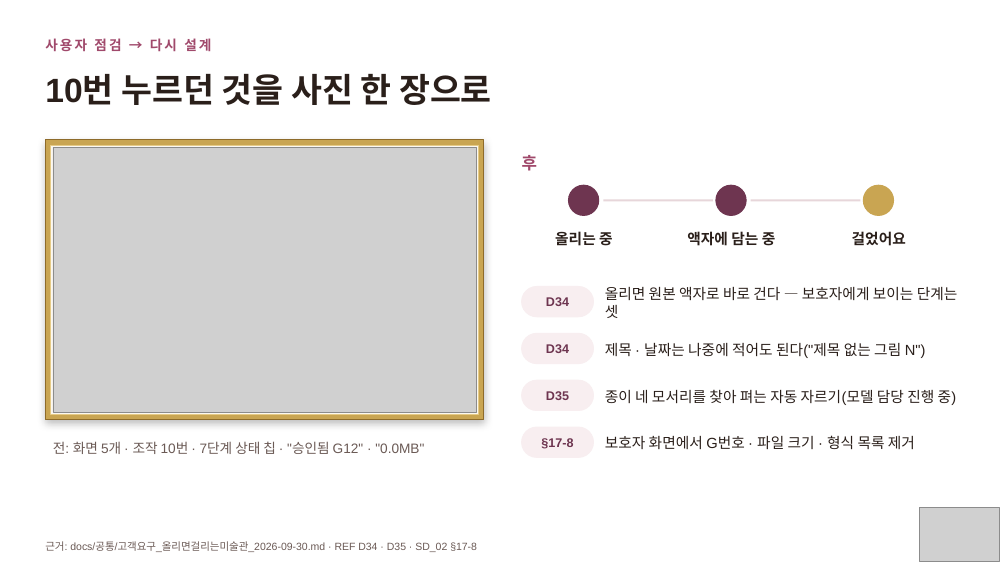
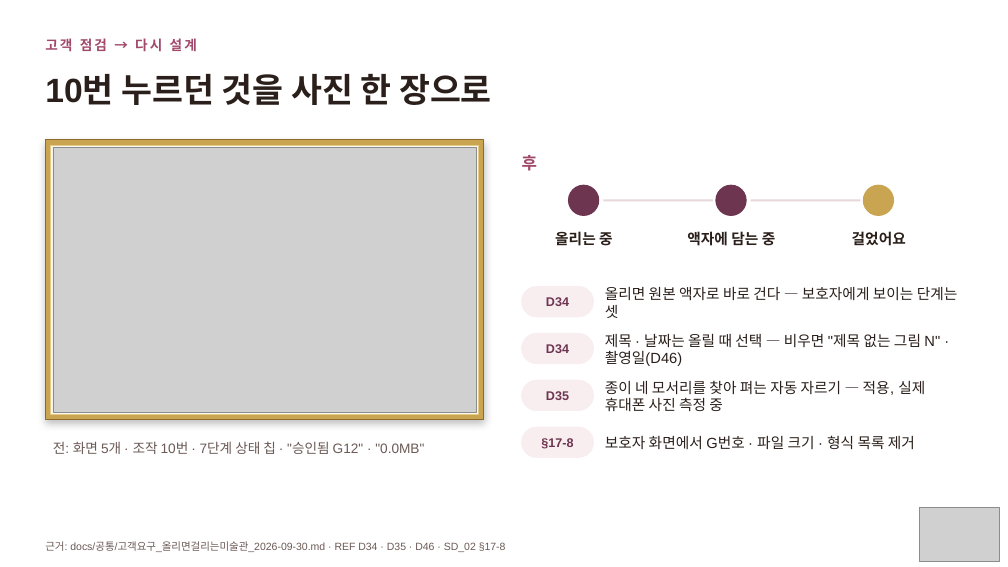
Before and after one commit to kids-gallery/uri-gallery, a slide deck: slide 13 of docs/공통/발표/우리아이미술관_발표2.pptx. Drawn at 1008x567 pixels with LibreOffice and Linux fonts; fonts in the diff are those of the drawing; grey boxes stand for pictures. Boxes give left, top, right and bottom in pixels: in the first picture for what was removed or moved away, otherwise in the second. Text is boxed around its words. In the diff, an @@ line names an element or a change of style, - is before the commit and + after.

```diff
--- a/docs/공통/발표/우리아이미술관_발표2.pptx
+++ b/docs/공통/발표/우리아이미술관_발표2.pptx
@@ text at <box>45,38,197,52</box>: text changed @@
-사용자 점검 → 다시 설계
+고객 점검 → 다시 설계
@@ text at <box>605,334,940,366</box>: text changed @@
-제목 · 날짜는 나중에 적어도 된다("제목 없는 그림 N")
+제목 · 날짜는 올릴 때 선택 — 비우면 "제목 없는 그림 N" · 촬영일(D46)
@@ text at <box>605,381,925,411</box>: text changed @@
-종이 네 모서리를 찾아 펴는 자동 자르기(모델 담당 진행 중)
+종이 네 모서리를 찾아 펴는 자동 자르기 — 적용, 실제 휴대폰 사진 측정 중
@@ text at <box>45,541,506,552</box>: text changed @@
-근거: docs/공통/고객요구_올리면걸리는미술관_2026-09-30.md · REF D34 · D35 · SD_02 §17-8
+근거: docs/공통/고객요구_올리면걸리는미술관_2026-09-30.md · REF D34 · D35 · D46 · SD_02 §17-8
```
Also in this commit, not shown: 13 other slides changed, 3 other files.
